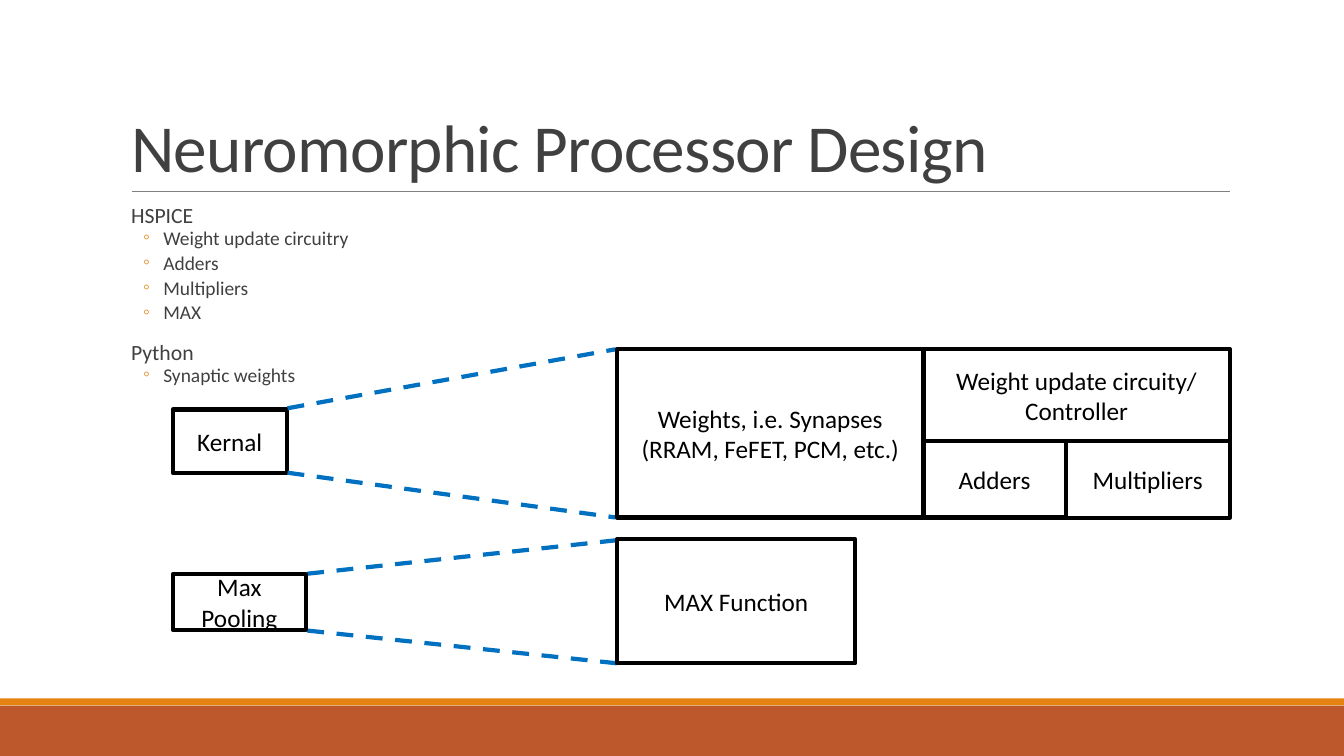
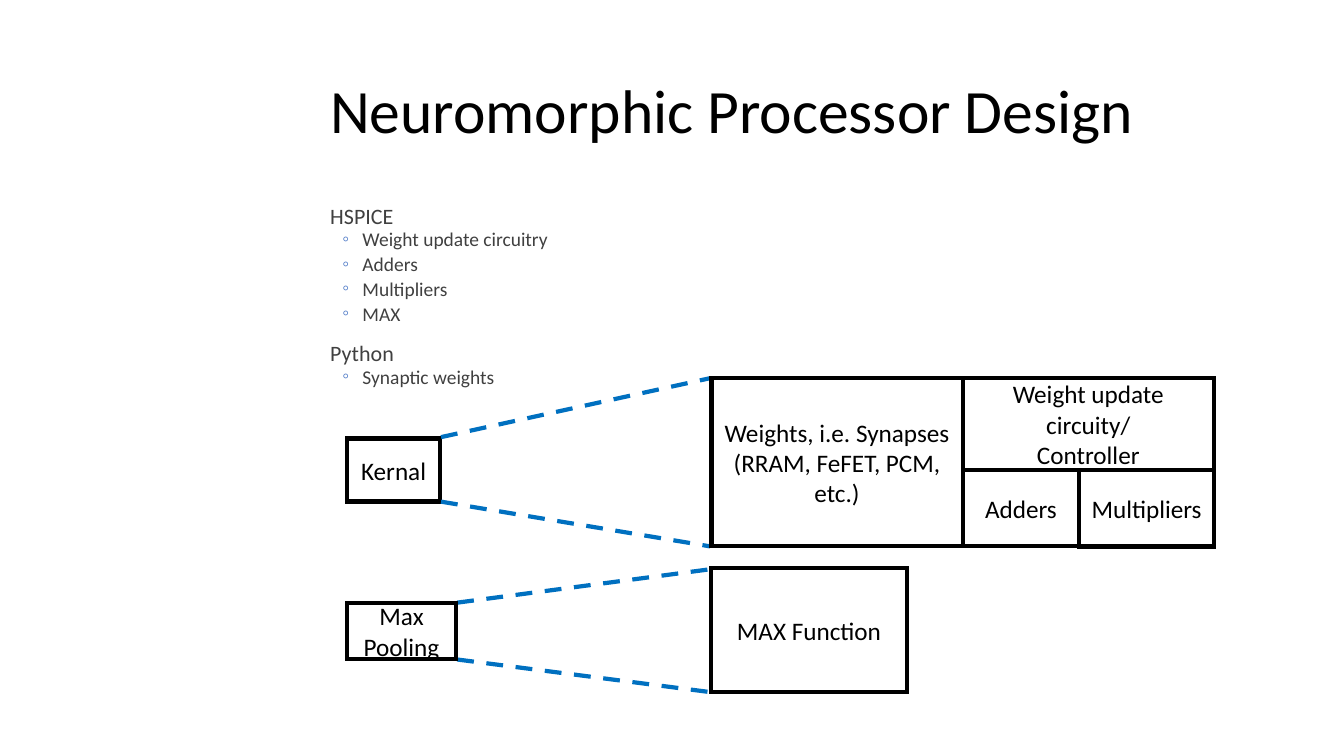
Before and after one commit to mayersjd/HardwareCNN, a slide deck: slide 24 of ProjectProposal.pptx (slide 6 before the commit). Drawn at 1344x756 pixels with LibreOffice and Linux fonts; fonts in the diff are those of the drawing; background and template pictures are left out. Boxes give left, top, right and bottom in pixels: in the first picture for what was removed or moved away, otherwise in the second. Text is boxed around its words. In the diff, an @@ line names an element or a change of style, - is before the commit and + after.

```diff
--- a/ProjectProposal.pptx
+++ b/ProjectProposal.pptx
@@ title "Neuromorphic Processor Design": place and size @@
-title "Neuromorphic Processor Design" at <box>131,125,988,184</box>
+title "Neuromorphic Processor Design" at <box>330,90,1133,144</box>
@@ title "Neuromorphic Processor Design" at <box>330,90,1133,144</box>: size 48 to 44 pt, text colour #404040 to #000000, letter spacing -0.5 to 0 pt; line spacing 0.85 to 0.9; vertical alignment bottom to middle @@
@@ line removed from (132, 192) to (1231, 192) @@
@@ text "HSPICE": place and size @@
-text "HSPICE" at <box>131,209,348,386</box>
+text "HSPICE" at <box>330,209,547,388</box>
@@ text "HSPICE" at <box>330,209,547,388</box>: size 15.5 to 15.7 pt in "HSPICE", "Python"; bullet colour #E48312 to #4472C4 @@
@@ line moved from (287, 408) - (616, 350) to (442, 438) - (711, 378) @@
@@ rectangle "Weights, i.e. Synapses": place and size @@
-rectangle "Weights, i.e. Synapses" at <box>617,350,924,518</box>
+rectangle "Weights, i.e. Synapses" at <box>712,378,963,546</box>
@@ rectangle "Weight update circuity/": place and size @@
-rectangle "Weight update circuity/" at <box>924,349,1230,441</box>
+rectangle "Weight update circuity/" at <box>963,378,1214,470</box>
@@ rectangle "Kernal": place and size @@
-rectangle "Kernal" at <box>172,409,286,473</box>
+rectangle "Kernal" at <box>347,439,441,502</box>
@@ rectangle "Adders": place and size @@
-rectangle "Adders" at <box>924,441,1066,517</box>
+rectangle "Adders" at <box>963,470,1080,546</box>
@@ rectangle "Multipliers": place and size @@
-rectangle "Multipliers" at <box>1066,442,1230,518</box>
+rectangle "Multipliers" at <box>1080,470,1215,546</box>
@@ line moved from (308, 574) - (617, 540) to (442, 502) - (711, 546) @@
@@ rectangle "MAX Function": place and size @@
-rectangle "MAX Function" at <box>617,539,856,663</box>
+rectangle "MAX Function" at <box>712,569,907,693</box>
@@ line moved from (287, 473) - (616, 517) to (458, 603) - (712, 570) @@
@@ rectangle "Max Pooling": place and size @@
-rectangle "Max Pooling" at <box>172,575,306,630</box>
+rectangle "Max Pooling" at <box>347,603,456,658</box>
@@ line moved from (308, 631) - (617, 663) to (458, 659) - (712, 693) @@
@@ rectangle removed at <box>0,706,1344,756</box> @@
@@ rectangle removed at <box>0,699,1344,706</box> @@
```
Also in this commit, not shown: 4 other slides changed, 22 slides added, 3 slides removed.
